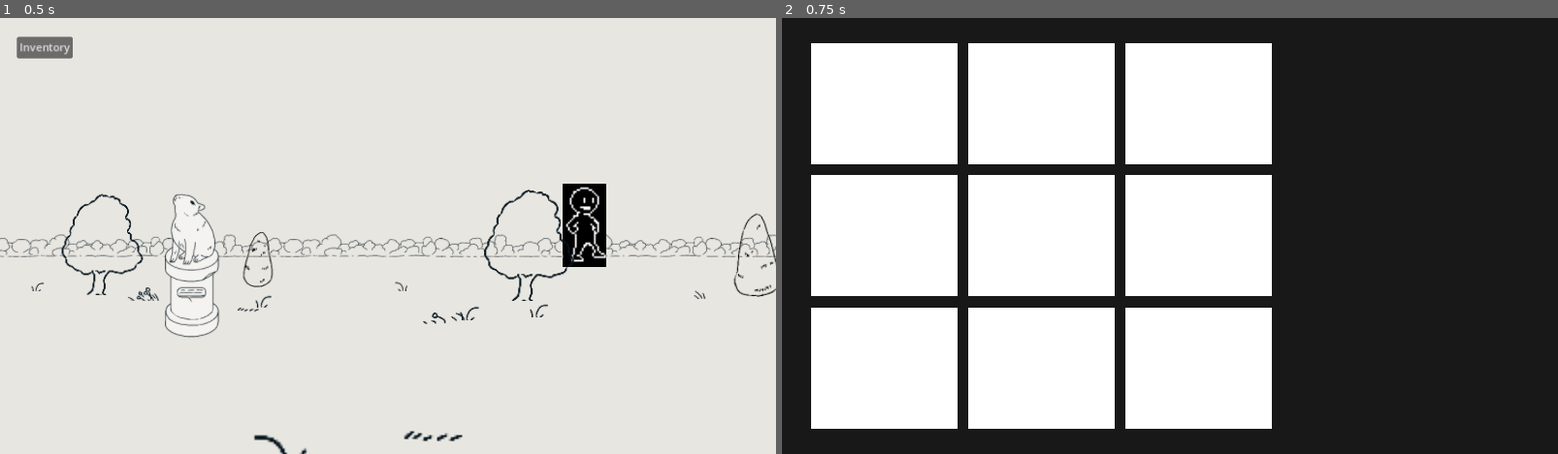
Above: before the commit, frames 1-2 (left to right).
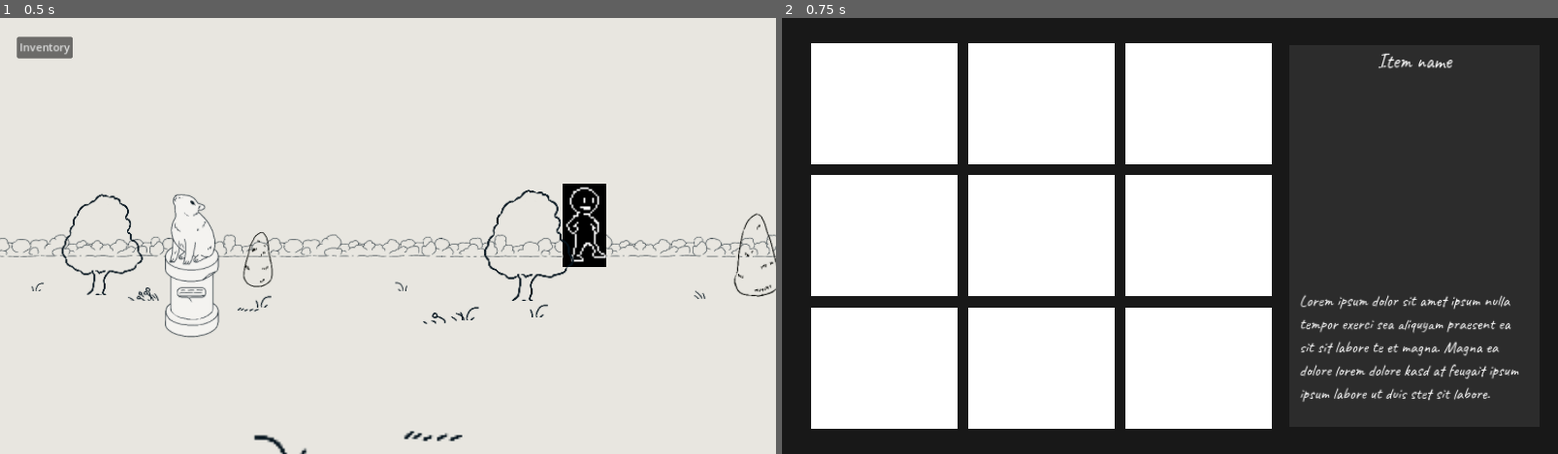
Above: after the commit, the same moments.

Repository: CharlExMachina/Its-a-secret-to-everyone
Game: Godot game, scene res://src/environments/explorable_zone.tscn
Same seed, same stepped clock (60 frames per second), same inputs: the game is played once before the commit and once after it.
Inputs:
- Up to frame 1 (0.5 s): no input
- Up to frame 2 (0.75 s): click "Inventory" at 0.5 s

Frame 1 is identical in both runs. In frame 2, 2.0% of the frame differs, in the area x 66-95%, y 8-89%.

Commit message:
Inventory items show their information when clicked

Diff:
--- a/secret-to-everyone/src/entities/ui/inventory_menu/inventory_menu.gd
+++ b/secret-to-everyone/src/entities/ui/inventory_menu/inventory_menu.gd
@@ -20,4 +20,6 @@
 
 func on_inventory_item_clicked(index: int) -> void:
 	var item_to_show = items[index]
-	print("PRESSED ON ", item_to_show.item_name)
+	$DetailsPanel/ItemNameLabel.text = item_to_show.item_name
+	$DetailsPanel/ScrollContainer/MarginContainer/ItemDescriptionLabel.text = item_to_show.description
+	$DetailsPanel/ItemIcon.texture = item_to_show.item_sprite
--- a/secret-to-everyone/src/entities/ui/inventory_menu/inventory_menu.tscn
+++ b/secret-to-everyone/src/entities/ui/inventory_menu/inventory_menu.tscn
@@ -1,10 +1,22 @@
-[gd_scene load_steps=4 format=3 uid="uid://b1h41tmqbvrh"]
+[gd_scene load_steps=8 format=3 uid="uid://b1h41tmqbvrh"]
 
 [ext_resource type="Script" path="res://src/entities/ui/inventory_menu/inventory_menu.gd" id="1_6xed0"]
 [ext_resource type="PackedScene" uid="uid://dh14mp3y3o1pj" path="res://src/entities/ui/inventory_menu/inventory_menu_item_slot/inventory_menu_item_slot.tscn" id="2_fc3t2"]
+[ext_resource type="FontFile" uid="uid://cr0veva7b3pab" path="res://src/assets/fonts/caveat_regular.ttf" id="3_j3g14"]
 
 [sub_resource type="StyleBoxFlat" id="StyleBoxFlat_ksspg"]
 bg_color = Color(0.0943726, 0.0943726, 0.0943726, 1)
+
+[sub_resource type="StyleBoxFlat" id="StyleBoxFlat_n3q32"]
+bg_color = Color(0.173545, 0.173545, 0.173545, 1)
+
+[sub_resource type="LabelSettings" id="LabelSettings_ha3kn"]
+font = ExtResource("3_j3g14")
+font_size = 30
+
+[sub_resource type="LabelSettings" id="LabelSettings_sl5p1"]
+font = ExtResource("3_j3g14")
+font_size = 24
 
 [node name="InventoryMenu" type="Control"]
 layout_mode = 3
@@ -23,6 +35,7 @@
 grow_horizontal = 2
 grow_vertical = 2
 theme_override_styles/panel = SubResource("StyleBoxFlat_ksspg")
+metadata/_edit_lock_ = true
 
 [node name="GridContainer" type="GridContainer" parent="."]
 layout_mode = 1
@@ -40,6 +53,7 @@
 theme_override_constants/h_separation = 16
 theme_override_constants/v_separation = 16
 columns = 3
+metadata/_edit_lock_ = true
 
 [node name="InventoryMenuItemSlot1" parent="GridContainer" instance=ExtResource("2_fc3t2")]
 layout_mode = 2
@@ -67,3 +81,58 @@
 
 [node name="InventoryMenuItemSlot9" parent="GridContainer" instance=ExtResource("2_fc3t2")]
 layout_mode = 2
+
+[node name="DetailsPanel" type="Panel" parent="."]
+layout_mode = 0
+offset_left = 753.0
+offset_top = 40.0
+offset_right = 1125.0
+offset_bottom = 607.0
+theme_override_styles/panel = SubResource("StyleBoxFlat_n3q32")
+metadata/_edit_lock_ = true
+
+[node name="ItemNameLabel" type="Label" parent="DetailsPanel"]
+layout_mode = 1
+anchors_preset = 10
+anchor_right = 1.0
+offset_bottom = 47.0
+grow_horizontal = 2
+text = "Item name"
+label_settings = SubResource("LabelSettings_ha3kn")
+horizontal_alignment = 1
+vertical_alignment = 1
+
+[node name="ScrollContainer" type="ScrollContainer" parent="DetailsPanel"]
+layout_mode = 0
+offset_left = -1.0
+offset_top = 342.0
+offset_right = 371.0
+offset_bottom = 566.0
+
+[node name="MarginContainer" type="MarginContainer" parent="DetailsPanel/ScrollContainer"]
+custom_minimum_size = Vector2(372, 224)
+layout_mode = 2
+theme_override_constants/margin_left = 16
+theme_override_constants/margin_top = 8
+theme_override_constants/margin_right = 16
+theme_override_constants/margin_bottom = 16
+
+[node name="ItemDescriptionLabel" type="Label" parent="DetailsPanel/ScrollContainer/MarginContainer"]
+custom_minimum_size = Vector2(200, 0)
+layout_mode = 2
+text = "Lorem ipsum dolor sit amet ipsum nulla tempor exerci sea aliquyam praesent ea sit sit labore te et magna. Magna ea dolore lorem dolore kasd at feugait ipsum ipsum labore ut duis stet sit labore. "
+label_settings = SubResource("LabelSettings_sl5p1")
+autowrap_mode = 2
+
+[node name="ItemIcon" type="TextureRect" parent="DetailsPanel"]
+layout_mode = 1
+anchors_preset = 14
+anchor_top = 0.5
+anchor_right = 1.0
+anchor_bottom = 0.5
+offset_top = -203.5
+offset_bottom = 59.5
+grow_horizontal = 2
+grow_vertical = 2
+expand_mode = 1
+stretch_mode = 5
